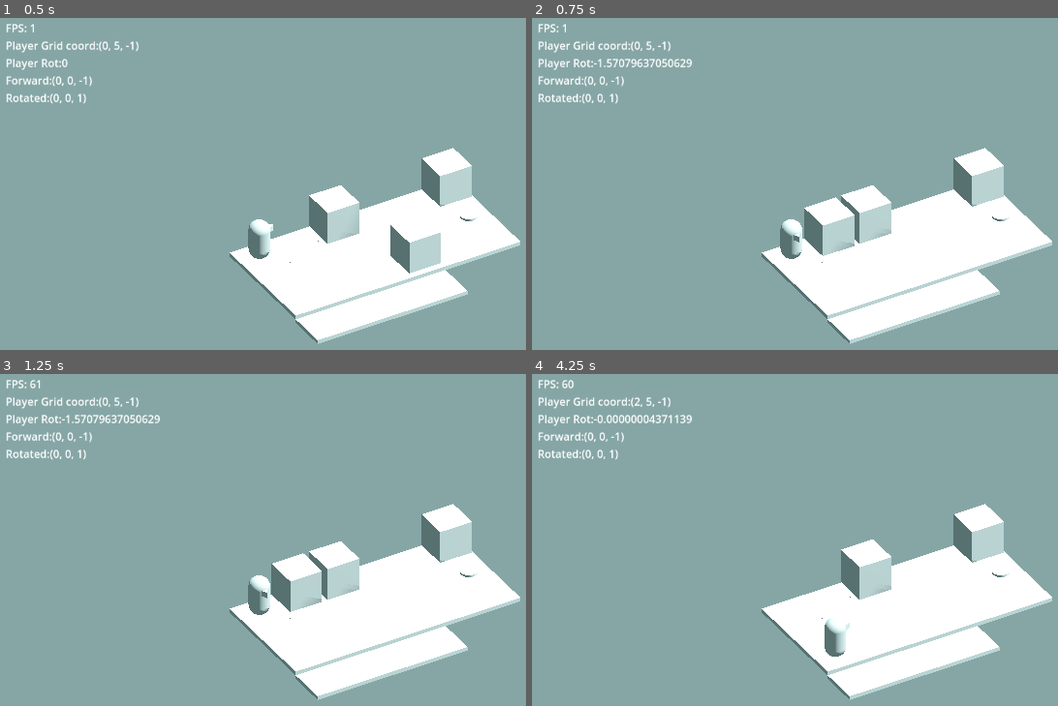
Above: before the commit, frames 1-4 (two rows, left to right).
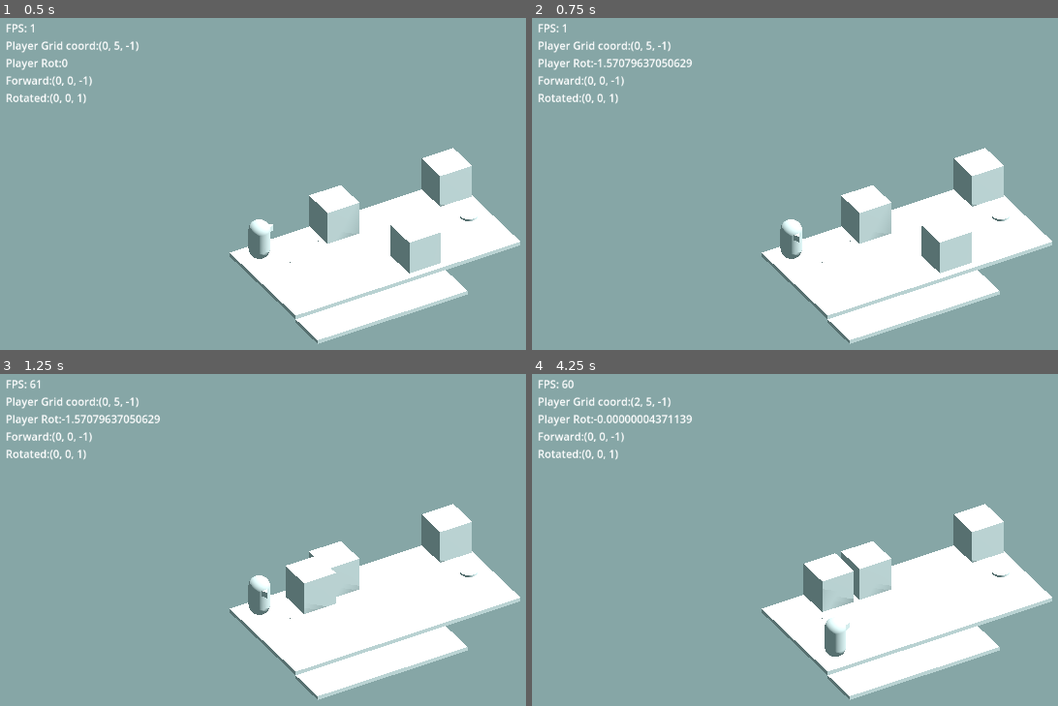
Above: after the commit, the same moments.

Repository: hakro/kosmopod-ld54
Game: Godot game, scene res://test_world.tscn
Two runs of this game, one before a commit and one after it. Both use one fixed random seed, a clock stepped at 60 frames per second and the inputs below.
Inputs:
- Up to frame 1 (0.5 s): no input
- Up to frame 2 (0.75 s): tap Enter at 0.5 s; hold Right (turn_right) from 0.53 s (still down); tap Space (pull_object) at 0.6 s
- Up to frame 3 (1.25 s): keep holding Right (turn_right)
- Up to frame 4 (4.25 s): release Right (turn_right) at 1.28 s; hold A (turn_left) 1.28-2.03 s; tap Space (pull_object) at 1.35, 2.3, 2.75, 2.85, 3.6 s; hold Right (turn_right) 2.03-2.78 s; tap S (turn_around) at 2.1 s; hold W (move_forward) 2.78-3.53 s; tap Enter at 3.5 s; hold A (turn_left) from 3.53 s (still down); tap Escape (ui_cancel) at 4.15 s

Frame 1 is identical in both runs. In frame 2, 2.2% of the frame differs, in the area x 51-84%, y 53-77%; in frame 3, 1.1%; in frame 4, 1.4%.

Commit message:
Add blockers to stop movement of objects

Diff:
--- /dev/null
+++ b/blocker.tscn
@@ -0,0 +1,9 @@
+[gd_scene load_steps=2 format=3 uid="uid://dkgsw3vy5it4k"]
+
+[sub_resource type="BoxShape3D" id="BoxShape3D_bkfpv"]
+
+[node name="Blocker" type="StaticBody3D"]
+collision_layer = 4
+
+[node name="CollisionShape3D" type="CollisionShape3D" parent="."]
+shape = SubResource("BoxShape3D_bkfpv")
--- a/object.gd
+++ b/object.gd
@@ -1,5 +1,23 @@
 extends Area3D
 
-func move_by(offset : Vector3):
+# Raycast to detect obstacles
+@onready var ray : RayCast3D = $RayCast3D
+
+func move_by(offset : Vector3, player_position):
+	ray.look_at(player_position)
+	ray.force_raycast_update()
+
+	# collistion with obstacle
+	if ray.is_colliding():
+		print("hereee")
+		var obj = ray.get_collider()
+		var offset2 = position - obj.position
+		offset = ray.get_collision_normal() - offset2
+		print(ray.get_collision_normal())
+
+
 	var move_tween : Tween = create_tween()
-	move_tween.tween_property(self, "position", position + offset, 0.15).set_trans(Tween.TRANS_CUBIC)
+	move_tween.tween_property(self, "position", position + offset, 0.915).set_trans(Tween.TRANS_CUBIC)
+
+func _physics_process(delta):
+	pass
--- a/object.tscn
+++ b/object.tscn
@@ -18,3 +18,10 @@
 [node name="MeshInstance3D" type="MeshInstance3D" parent="."]
 transform = Transform3D(0.85, 0, 0, 0, 0.85, 0, 0, 0, 0.85, 0, 0, 0)
 mesh = SubResource("BoxMesh_bwqia")
+
+[node name="RayCast3D" type="RayCast3D" parent="."]
+transform = Transform3D(0.85, 0, 0, 0, 0.85, 0, 0, 0, 0.85, 0, 0, 0)
+target_position = Vector3(0, 0, -40)
+collision_mask = 4
+debug_shape_custom_color = Color(0.627451, 0, 0, 1)
+debug_shape_thickness = 5
--- a/player.gd
+++ b/player.gd
@@ -27,7 +27,7 @@
 			if obj.is_in_group("movable"):
 				var offset = position - obj.position
 				#obj.position += offset - obj_raycast.get_collision_normal()
-				obj.move_by(offset - obj_raycast.get_collision_normal())
+				obj.move_by(offset - obj_raycast.get_collision_normal(), position)
 
 func move(dir: Vector3):
 	if not moving and not rotating and not move_raycast.is_colliding():
--- a/project.godot
+++ b/project.godot
@@ -51,6 +51,10 @@
 ]
 }
 
+[layer_names]
+
+3d_physics/layer_3="Blockers"
+
 [rendering]
 
 renderer/rendering_method="gl_compatibility"
--- a/test_world.gd
+++ b/test_world.gd
@@ -13,9 +13,9 @@
 	debug_label.text += "\nForward:" + str(Vector3.FORWARD)
 	debug_label.text += "\nRotated:" + str(Vector3.FORWARD.rotated(Vector3.UP, PI))
 
-func _input(event):
-	if event.is_action_pressed("ui_cancel"):
-		var block_in_grid = $GridMap.local_to_map($Object1.position)
-		#print(block_in_grid)
-		block_in_grid.z -= 1
-		$Object1.position = $GridMap.map_to_local(block_in_grid)
+#func _input(event):
+	#if event.is_action_pressed("ui_cancel"):
+		#var block_in_grid = $GridMap.local_to_map($Object1.position)
+		##print(block_in_grid)
+		#block_in_grid.z -= 1
+		#$Object1.position = $GridMap.map_to_local(block_in_grid)
--- a/test_world.tscn
+++ b/test_world.tscn
@@ -1,10 +1,11 @@
-[gd_scene load_steps=9 format=3 uid="uid://bbsqj8ct5vuuk"]
+[gd_scene load_steps=10 format=3 uid="uid://bbsqj8ct5vuuk"]
 
 [ext_resource type="MeshLibrary" uid="uid://ta7mg8f8gyg0" path="res://tiles.tres" id="1_q7jyq"]
 [ext_resource type="Script" path="res://test_world.gd" id="1_w7b4v"]
 [ext_resource type="PackedScene" uid="uid://c2pu2dp0hayxv" path="res://player.tscn" id="3_au5ft"]
 [ext_resource type="PackedScene" uid="uid://c0vjbg6ypd1ne" path="res://object.tscn" id="4_l4l61"]
 [ext_resource type="PackedScene" uid="uid://d1sfpa7anuag8" path="res://win_area.tscn" id="4_llxl5"]
+[ext_resource type="PackedScene" uid="uid://dkgsw3vy5it4k" path="res://blocker.tscn" id="6_67ko8"]
 
 [sub_resource type="ProceduralSkyMaterial" id="ProceduralSkyMaterial_i7ac0"]
 sky_horizon_color = Color(0.64625, 0.65575, 0.67075, 1)
@@ -63,3 +64,12 @@
 
 [node name="Object3" parent="." instance=ExtResource("4_l4l61")]
 transform = Transform3D(1, 0, 0, 0, 1, 0, 0, 0, 1, 0.5, 0.5, -5.5)
+
+[node name="Blocker" parent="." instance=ExtResource("6_67ko8")]
+transform = Transform3D(1, 0, 0, 0, 1, 0, 0, 0, 1, 3.5, 0.5, -0.5)
+
+[node name="Blocker2" parent="." instance=ExtResource("6_67ko8")]
+transform = Transform3D(1, 0, 0, 0, 1, 0, 0, 0, 1, 3.5, 0.5, -1.5)
+
+[node name="Blocker3" parent="." instance=ExtResource("6_67ko8")]
+transform = Transform3D(1, 0, 0, 0, 1, 0, 0, 0, 1, 3.5, 0.5, -2.5)
Not shown: 3 places in tiles.tres that only renumber resources
